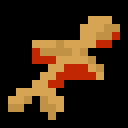
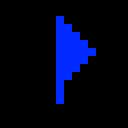
Comparing the layer stacks of the two 128px x 128px images. Changes:
added layer "player2" above "player1" over <box>56,16,96,104</box>
hid "dead_unit" over <box>8,16,120,120</box>
